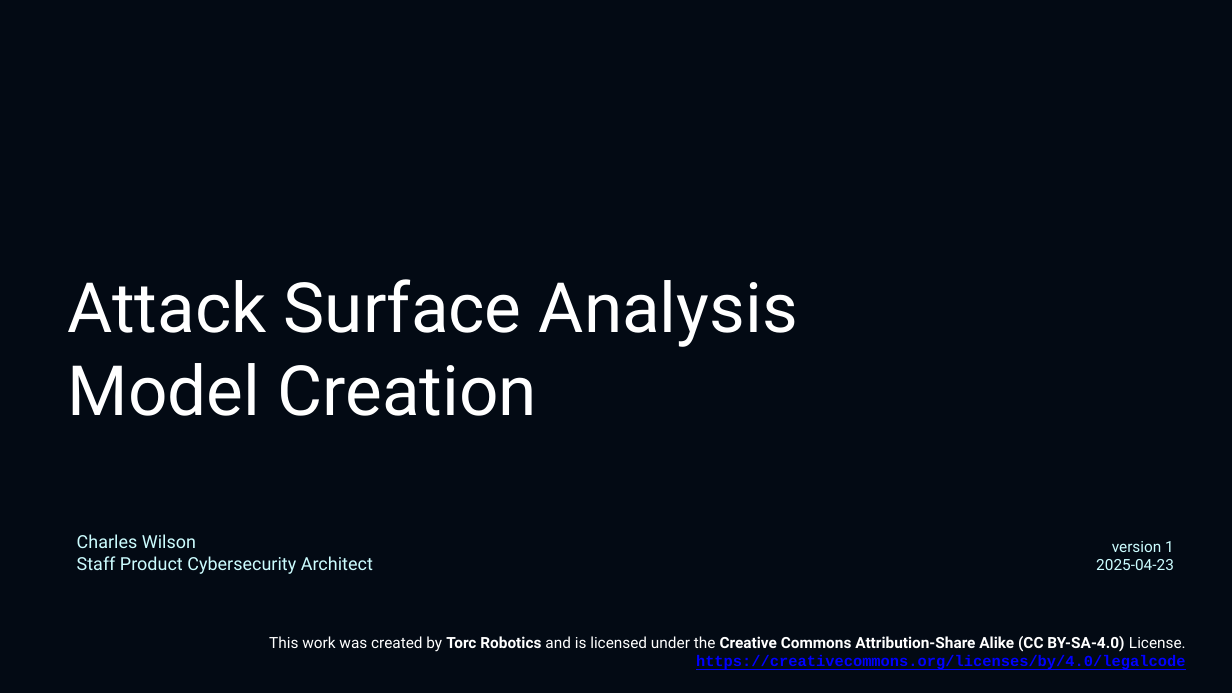
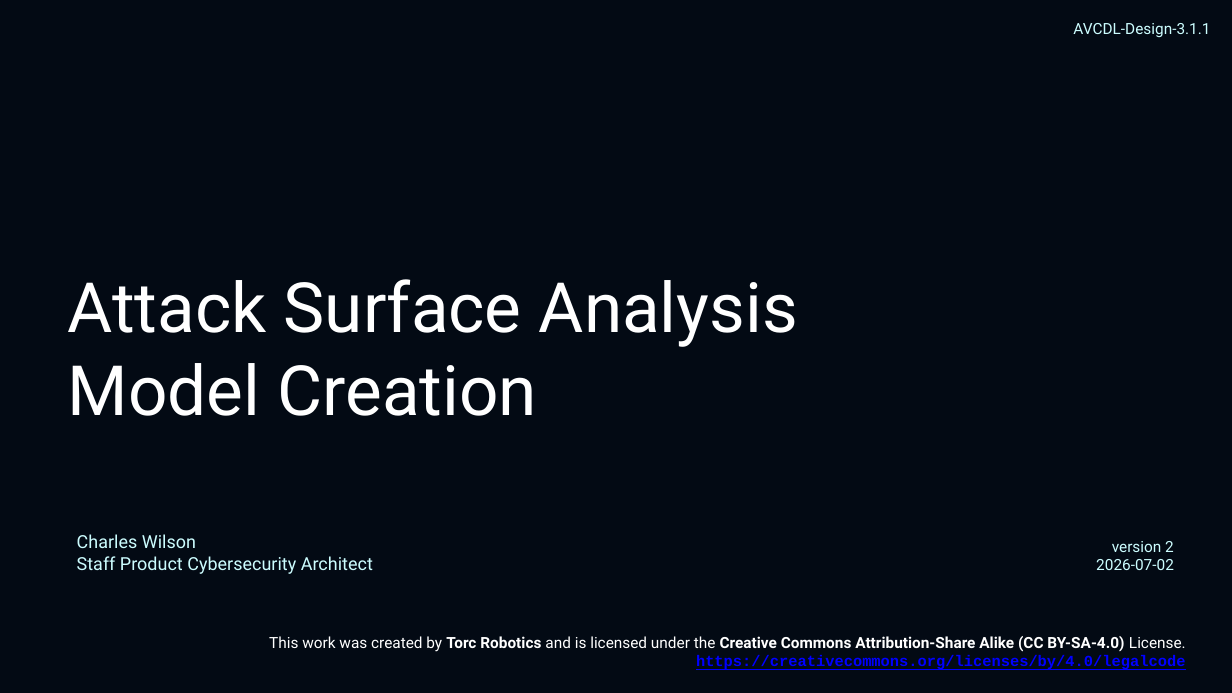
Before and after one commit to AVCDL/AVCDL, a slide deck: slide 1 of training/attack surface analysis - model creation/attack surface analysis - model creation - presentation.pptx. Drawn at 1232x693 pixels with LibreOffice and Linux fonts; fonts in the diff are those of the drawing. Boxes give left, top, right and bottom in pixels: in the first picture for what was removed or moved away, otherwise in the second. Text is boxed around its words. In the diff, an @@ line names an element or a change of style, - is before the commit and + after.

```diff
--- a/training/attack surface analysis - model creation/attack surface analysis - model creation - presentation.pptx
+++ b/training/attack surface analysis - model creation/attack surface analysis - model creation - presentation.pptx
@@ text added at [1073,23,1210,37], 12 pt, text #CCFDFF @@
+AVCDL-Design-3.1.1
@@ text at [1096,541,1174,570]: text changed @@
-version 1
-2025-04-23
+version 2
+2026-07-02
```
Also in this commit, not shown: 3 other slides changed, 1 other file.
